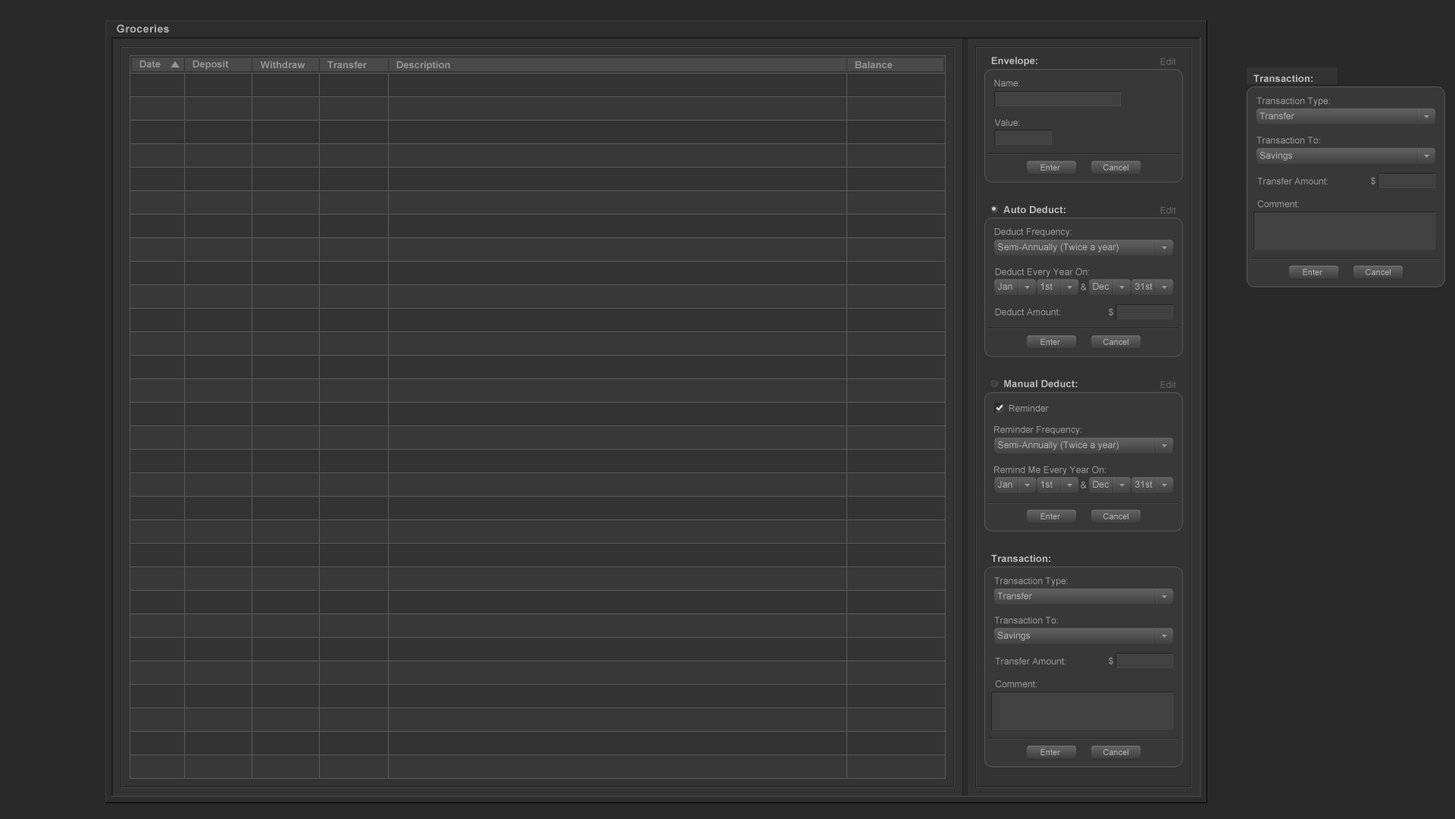
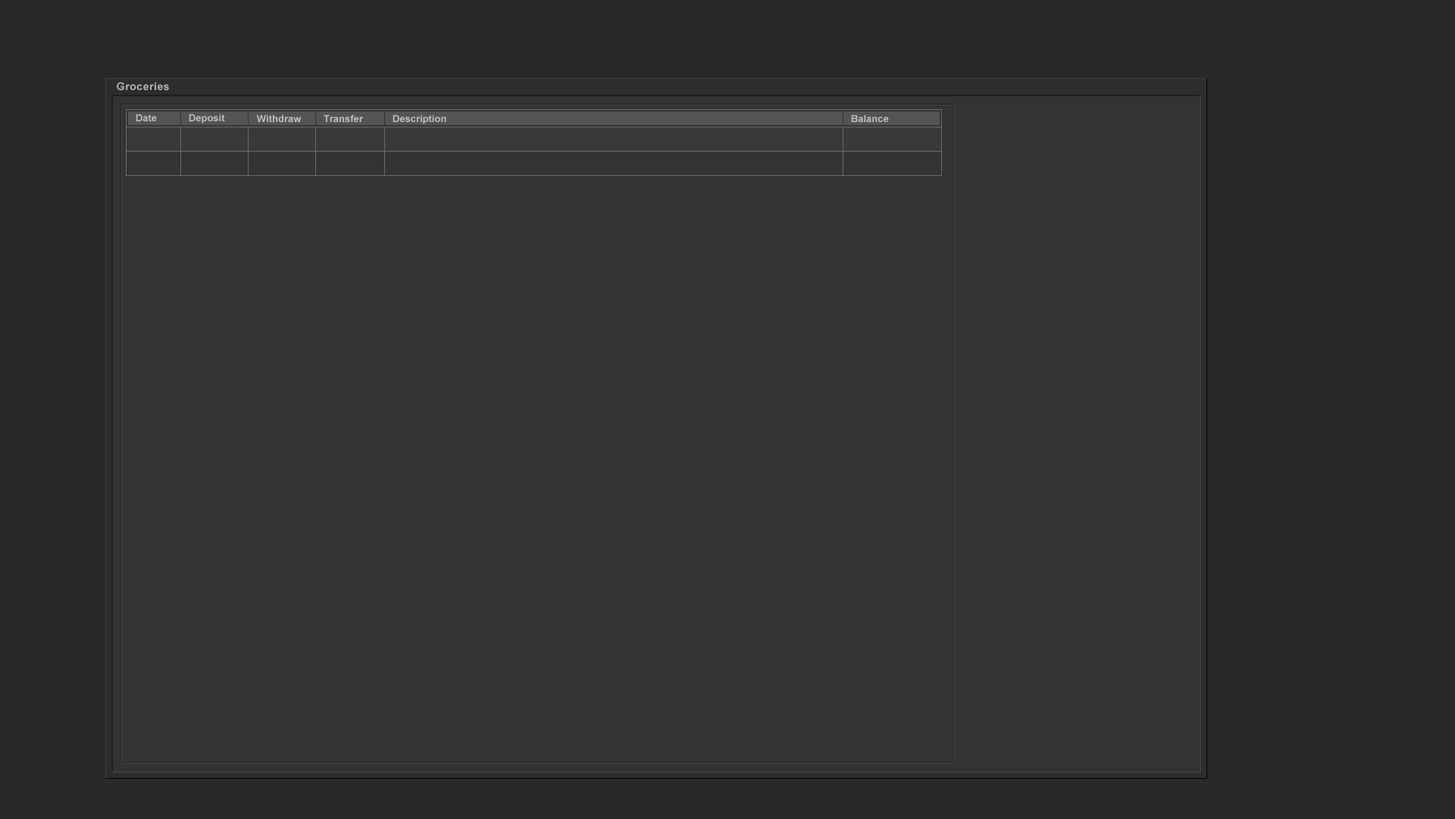
The second w=1455, h=819 image is a revision of the first. Changes to its layers:
hid "Layer 24" over left=170, top=60, right=180, bottom=68
hid "Transaction copy" over left=1246, top=67, right=1446, bottom=288
hid "Envelope" over left=983, top=56, right=1184, bottom=183
hid "Auto Deduct" over left=983, top=203, right=1184, bottom=358
hid "Manual Deduct" over left=983, top=378, right=1184, bottom=532
hid "Transaction" over left=983, top=554, right=1184, bottom=768
hid "Layer 22" over left=962, top=38, right=968, bottom=796
hid "Layer 23" over left=975, top=46, right=1193, bottom=788
painted on "Layer 14" over left=125, top=55, right=946, bottom=779
painted on "Layer 11 copy 3" over left=120, top=46, right=956, bottom=788
painted on "Groceries" over left=105, top=20, right=1208, bottom=803
